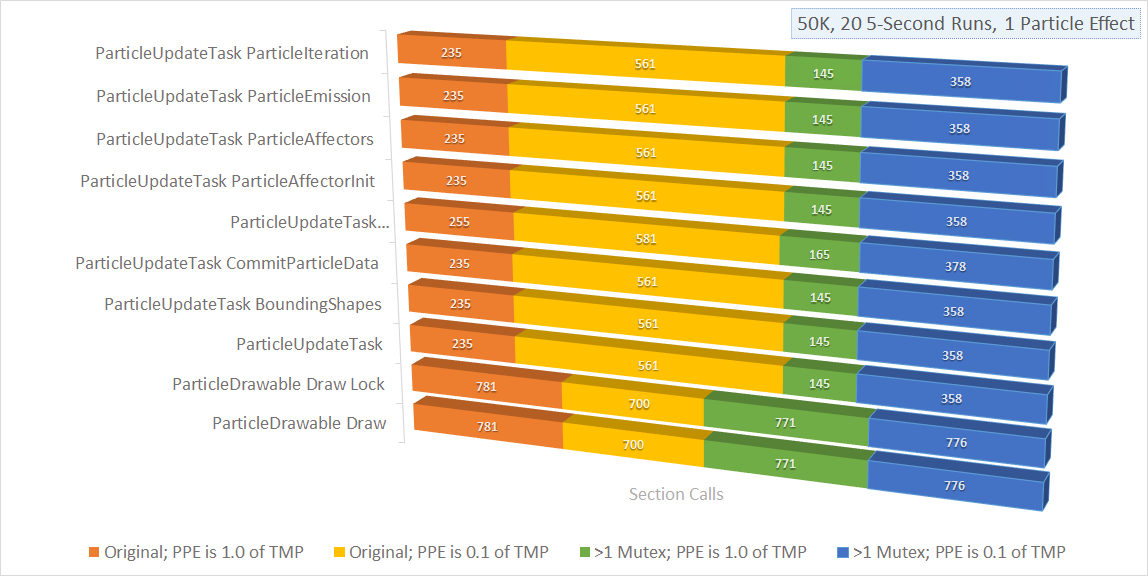
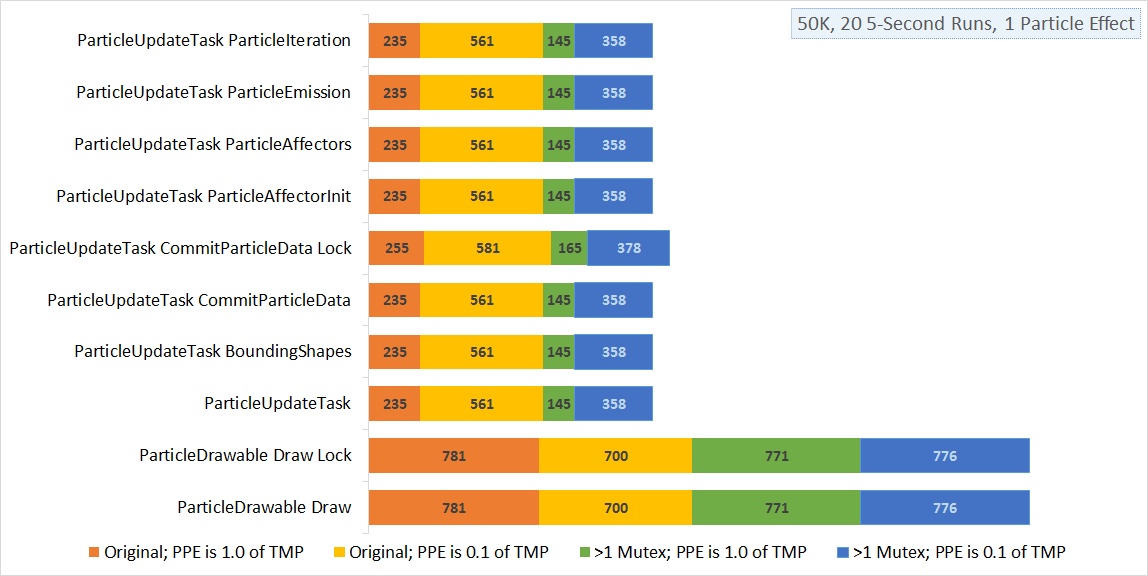
Layer changes from the first 1148x576 image to the second:
added layer "Layer 4" above "Layer 3" over [10, 14, 1069, 561]
